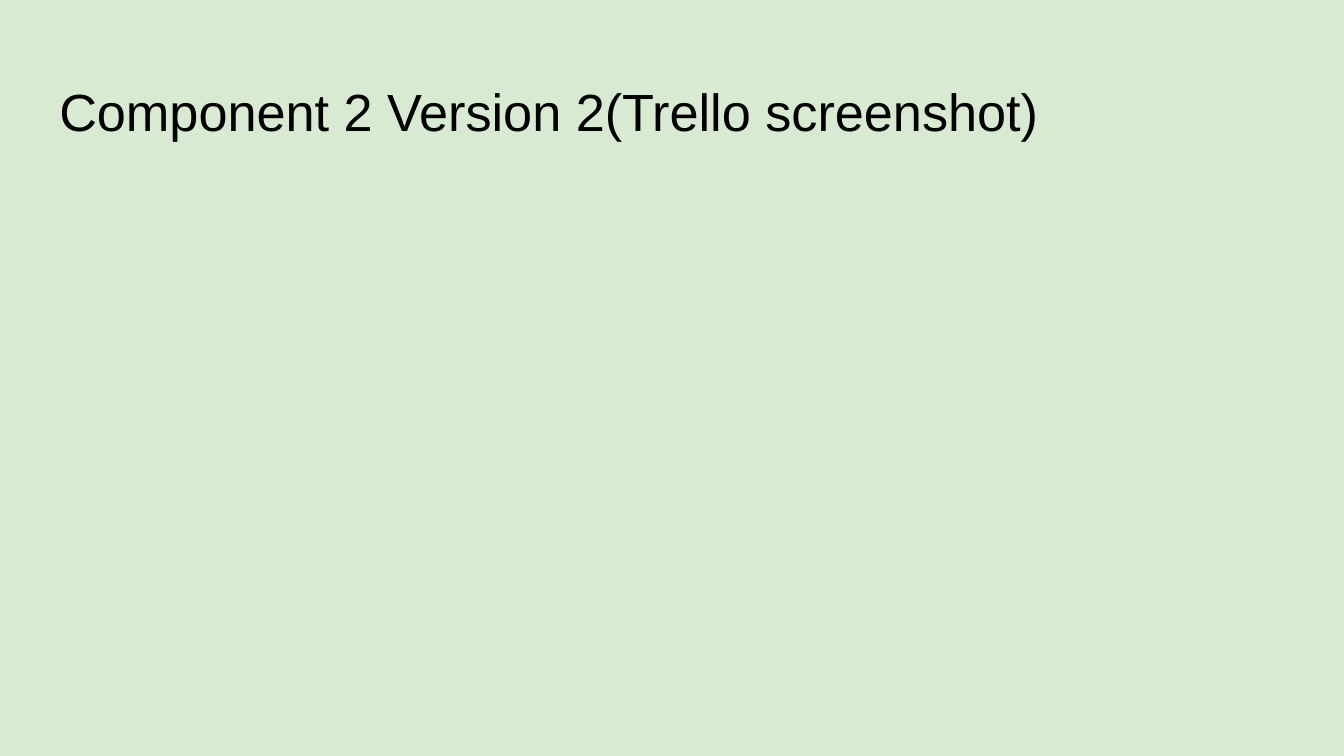
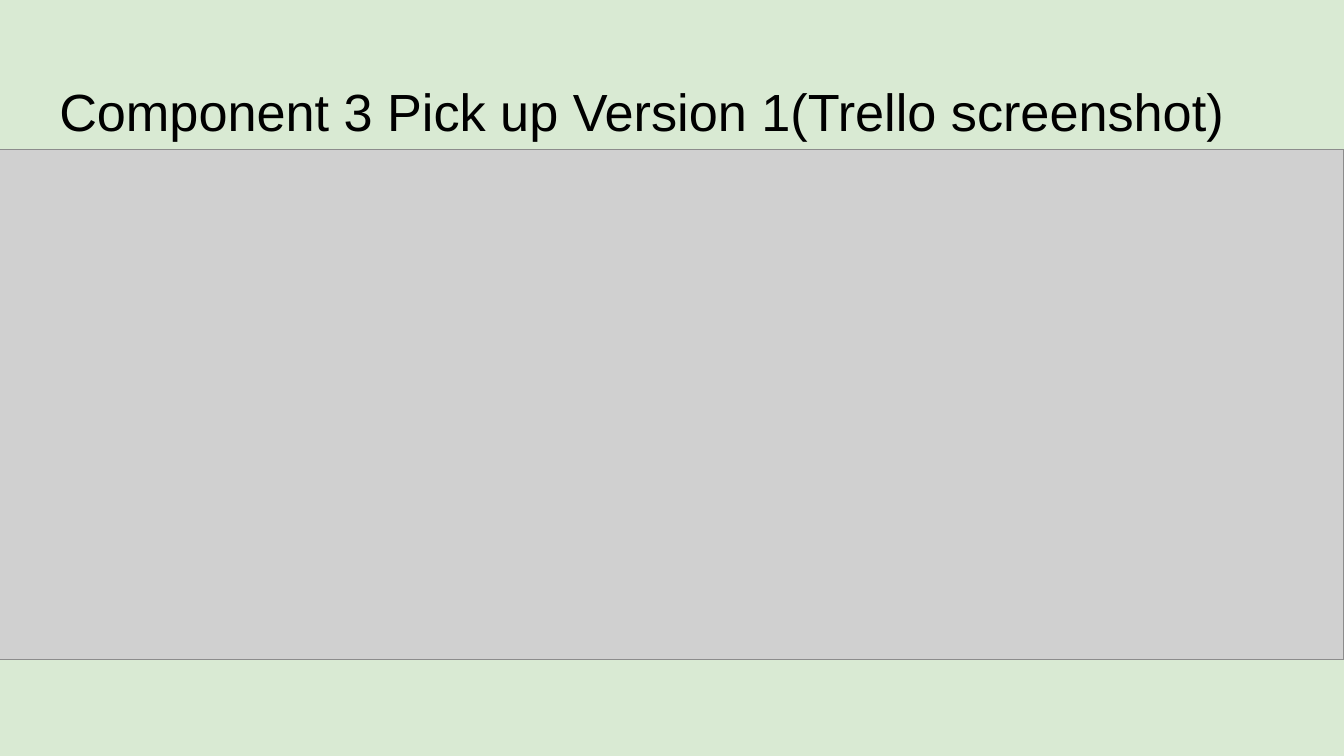
Before and after one commit to Luka-Timtam/Pizza-Bot, a slide deck: slide 14 of 022_91893+_+91897+Documentation.pptx. Drawn at 1344x756 pixels with LibreOffice and Linux fonts; fonts in the diff are those of the drawing; grey boxes stand for pictures. Boxes give left, top, right and bottom in pixels: in the first picture for what was removed or moved away, otherwise in the second. Text is boxed around its words. In the diff, an @@ line names an element or a change of style, - is before the commit and + after.

```diff
--- a/022_91893+_+91897+Documentation.pptx
+++ b/022_91893+_+91897+Documentation.pptx
@@ title at bbox=[59, 93, 1224, 141]: text changed @@
-Component 2 Version 2(Trello screenshot)
+Component 3 Pick up Version 1(Trello screenshot)
@@ picture added at bbox=[0, 149, 1344, 659] @@
```
Also in this commit, not shown: 1 other slide changed, 2 slides added, 1 other file.
